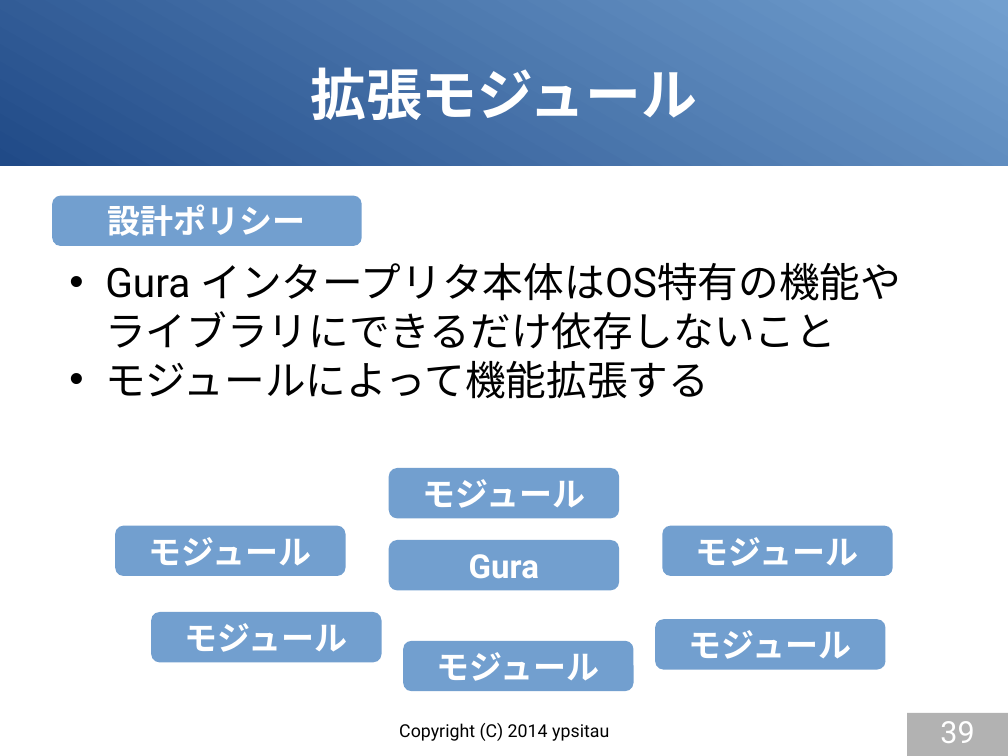
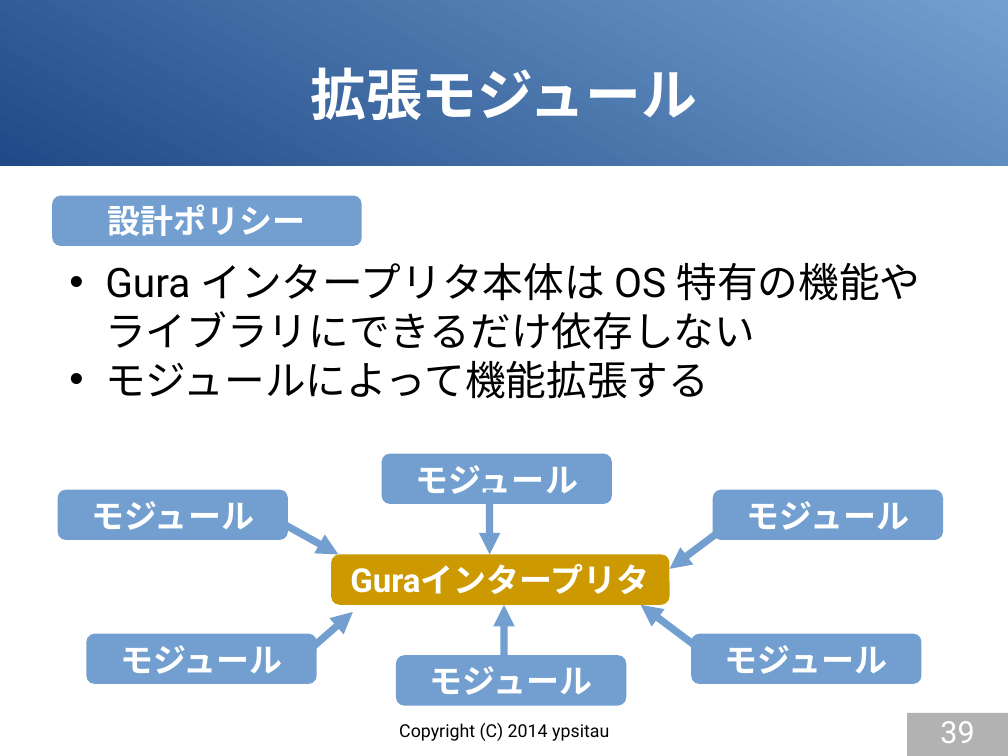
Before and after one commit to gura-lang/gura-doc, a slide deck: slide 39 of presentation/gura-introduction.odp. Drawn at 1008x756 pixels with LibreOffice and Linux fonts; fonts in the diff are those of the drawing. Boxes give left, top, right and bottom in pixels: in the first picture for what was removed or moved away, otherwise in the second. Text is boxed around its words. In the diff, an @@ line names an element or a change of style, - is before the commit and + after.

Commit message:
updated presentation

```diff
--- a/presentation/gura-introduction.odp
+++ b/presentation/gura-introduction.odp
@@ text at bbox=[105, 262, 920, 350]: text changed @@
-• Gura インタープリタ本体はOS特有の機能や
-  ライブラリにできるだけ依存しないこと
+• Gura インタープリタ本体は OS 特有の機能や
+  ライブラリにできるだけ依存しない
@@ rounded rectangle "モジュール": place and size @@
-rounded rectangle "モジュール" at bbox=[389, 468, 619, 519]
+rounded rectangle "モジュール" at bbox=[381, 454, 612, 504]
@@ rounded rectangle "モジュール": place and size @@
-rounded rectangle "モジュール" at bbox=[115, 526, 346, 576]
+rounded rectangle "モジュール" at bbox=[58, 489, 288, 540]
@@ arrow added from (489, 489) to (489, 554), #729FCF 5.67 pt @@
@@ rounded rectangle "モジュール": place and size @@
-rounded rectangle "モジュール" at bbox=[662, 526, 893, 576]
+rounded rectangle "モジュール" at bbox=[713, 489, 944, 540]
@@ arrow added from (273, 519) to (338, 554), #729FCF 5.67 pt @@
@@ arrow added from (727, 526) to (670, 569), #729FCF 5.67 pt @@
@@ rounded rectangle "Guraインタープリタ": place and size @@
-rounded rectangle "Guraインタープリタ" at bbox=[389, 541, 619, 591]
+rounded rectangle "Guraインタープリタ" at bbox=[331, 554, 670, 605]
@@ rounded rectangle "Guraインタープリタ" at bbox=[331, 554, 670, 605]: fill #729FCF to #CC9900 @@
@@ text in rounded rectangle at bbox=[350, 564, 650, 594]: text changed @@
-Gura
+Guraインタープリタ
@@ arrow added from (295, 662) to (353, 612), #729FCF 5.67 pt @@
@@ arrow added from (504, 656) to (504, 605), #729FCF 5.67 pt @@
@@ arrow added from (699, 649) to (641, 605), #729FCF 5.67 pt @@
@@ rounded rectangle "モジュール": place and size @@
-rounded rectangle "モジュール" at bbox=[151, 612, 381, 662]
+rounded rectangle "モジュール" at bbox=[86, 634, 316, 684]
@@ rounded rectangle "モジュール": place and size @@
-rounded rectangle "モジュール" at bbox=[403, 641, 634, 692]
+rounded rectangle "モジュール" at bbox=[396, 656, 627, 706]
@@ rounded rectangle "モジュール": place and size @@
-rounded rectangle "モジュール" at bbox=[656, 619, 886, 670]
+rounded rectangle "モジュール" at bbox=[692, 634, 922, 684]
```
Also in this commit, not shown: 6 other slides changed.
